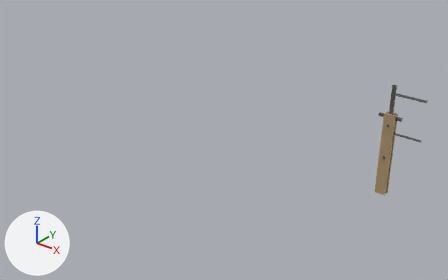
One commit to the FBX model Assets/_Game/Models/Environment/Sign_TallBanner.fbx: the scene before it, then after it.
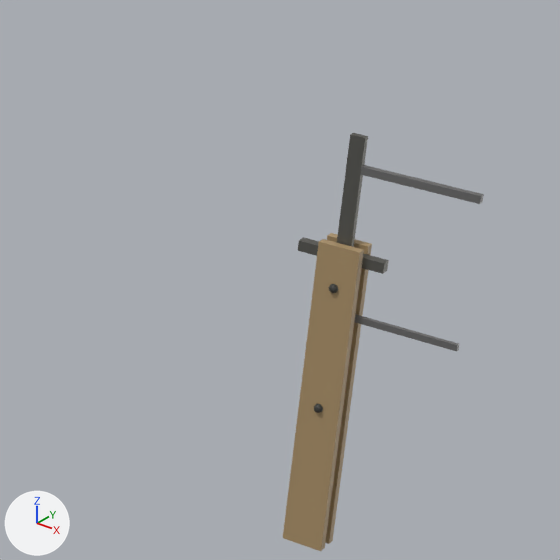
Each version appears first whole from a 50 mm lens placed at (4.37, -23.07, 10.5), pointed at (-7.44, -8.31, 1.35), and next in a close-up on the part from 67% to 100% of the width and 18% to 71% of the height. Lighting does not change. The marker at lower left points along +X, +Y and +Z. The close-ups show mesh edges as thin lines. Where no turn or scale is listed for an object, it has been applied to the vertices.

Objects in the first close-up: 'Sign_TallBanner'.
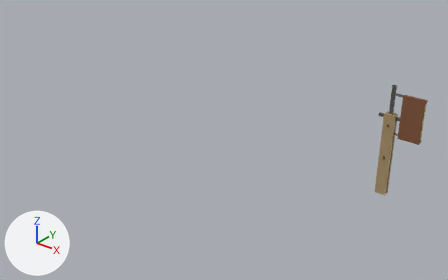
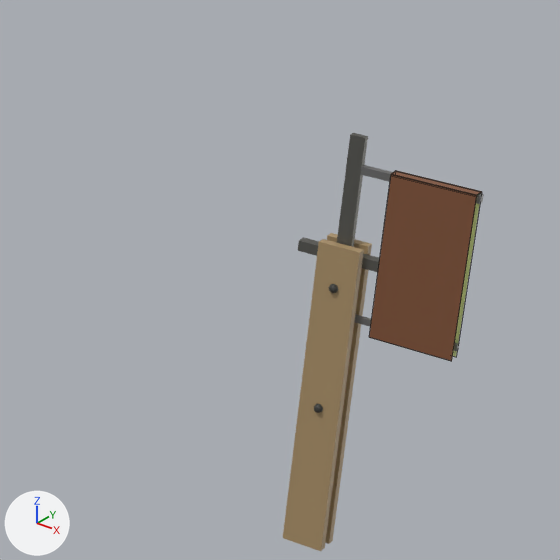
The change, as a list of edits to the scene's bpy script:
```text
Add mat_bannerfront:
    mat_bannerfront = principled_material('BannerFront')
    mat_bannerfront.base_color = (0.227, 0.0901, 0.0414)  # brown #835539
Add mat_bannerback:
    mat_bannerback = principled_material('BannerBack')
    mat_bannerback.base_color = (0.913, 1.0, 0.466)  # green #f5ffb6
Add me_cube_004:
    me_cube_004.from_pydata(...)  # 24 vertices, 10 faces; spans x -0.357..0.357, y -0.048..0.049, z -1.45..0.0
    # faces by material slot: [7, 3]
    me_cube_004.materials.append(mat_bannerfront)  # brown #835539
    me_cube_004.materials.append(mat_bannerback)  # green #f5ffb6
Add ob_banner:
    ob_banner = bpy.data.objects.new('Banner', me_cube_004)
    ob_banner.location = (-1.983, -5.974, 3.52)
```

What differs and where, as boxes (x1, y1, x2, y2) in the close-ups (560 x 560 px):
'Banner', added (brown)
    after: (369, 171, 482, 361)
    faces in mat_bannerfront (brown #835539): (369, 171, 482, 361)
    faces in mat_bannerback (green #f5ffb6): (452, 193, 480, 357)
